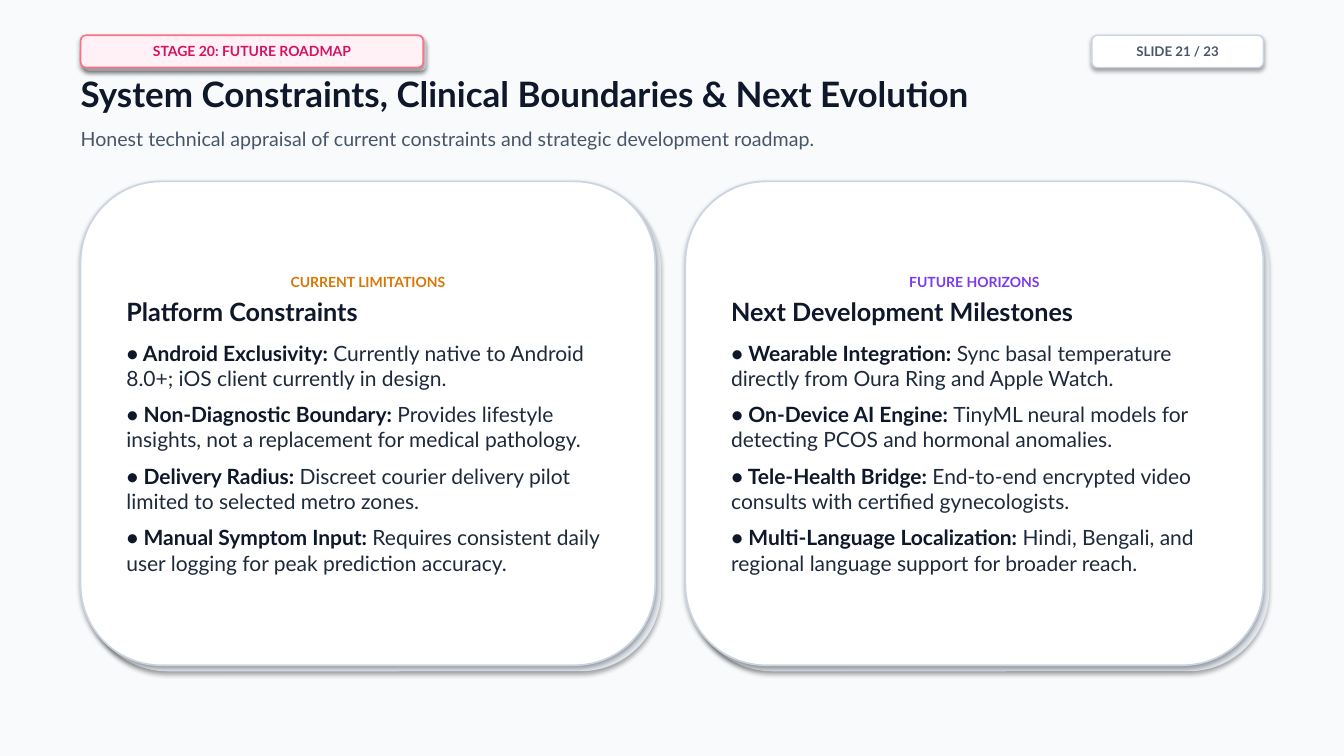
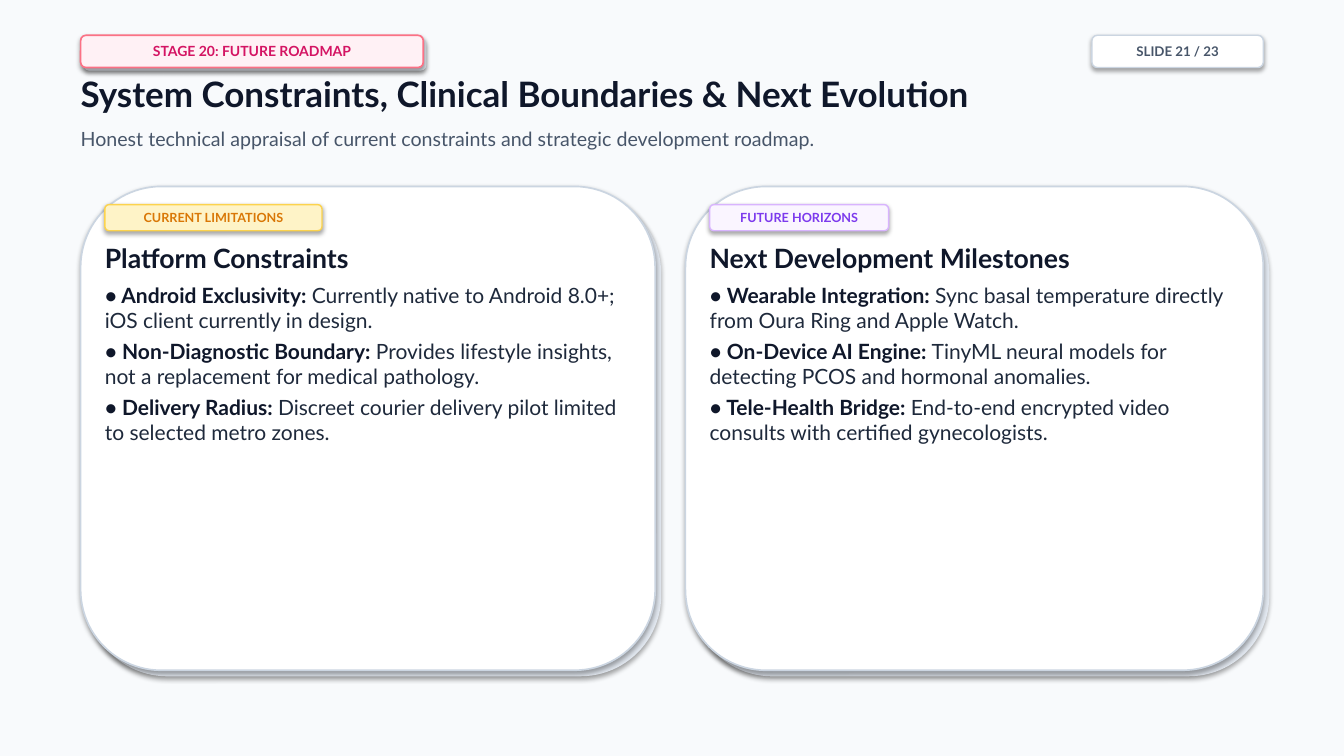
Before and after one commit to cyclecarehelpcenter-sudo/CycleCare, a slide deck: slide 21 of CycleCare_Project_Presentation.pptx. Drawn at 1344x756 pixels with LibreOffice and Linux fonts; fonts in the diff are those of the drawing. Boxes give left, top, right and bottom in pixels: in the first picture for what was removed or moved away, otherwise in the second. Text is boxed around its words. In the diff, an @@ line names an element or a change of style, - is before the commit and + after.

```diff
--- a/CycleCare_Project_Presentation.pptx
+++ b/CycleCare_Project_Presentation.pptx
@@ rounded rectangle added at (105, 205, 322, 231), fill #FEF3C7, outline #FCD34D 1 pt, 9 pt, text #D97706, bold @@
+CURRENT LIMITATIONS
@@ rounded rectangle added at (686, 187, 1263, 670), fill #FFFFFF, outline #CBD5E1 1.2 pt @@
@@ 3 rounded rectangles: place and size @@
-3 rounded rectangles at (81, 181, 1269, 671)
+3 rounded rectangles at (81, 187, 1269, 677)
@@ rounded rectangle added at (710, 205, 888, 231), fill #FAF5FF, outline #D8B4FE 1 pt, 9 pt, text #7C3AED, bold @@
+FUTURE HORIZONS
@@ text added at (105, 248, 617, 440), 15 pt, text #1E293B @@
+Platform Constraints
+• Android Exclusivity: Currently native to Android 8.0+; iOS client currently in design.
+• Non-Diagnostic Boundary: Provides lifestyle insights, not a replacement for medical pathology.
+• Delivery Radius: Discreet courier delivery pilot limited to selected metro zones.
@@ text "Next Development Milestones": place and size @@
-text "Next Development Milestones" at (686, 181, 1263, 665)
+text "Next Development Milestones" at (710, 248, 1223, 444)
@@ text "Next Development Milestones" at (710, 248, 1223, 444): size 18 to 19 pt in "Next Development Milestones"; less space between paragraphs; vertical alignment middle to top; fill #FFFFFF to none; outline #CBD5E1 1.2 pt to none; shadow off @@
@@ text in rounded rectangle at (126, 276, 600, 575): text removed @@
-CURRENT LIMITATIONS
-Platform Constraints
-• Android Exclusivity: Currently native to Android 8.0+; iOS client currently in design.
-• Non-Diagnostic Boundary: Provides lifestyle insights, not a replacement for medical pathology.
-• Delivery Radius: Discreet courier delivery pilot limited to selected metro zones.
-• Manual Symptom Input: Requires consistent daily user logging for peak prediction accuracy.
@@ text at (909, 276, 1040, 287): paragraph removed @@
-FUTURE HORIZONS
@@ text at (731, 529, 1194, 575): paragraph removed @@
-• Multi-Language Localization: Hindi, Bengali, and regional language support for broader reach.
```
Also in this commit, not shown: 22 other slides changed, 32 other files.
